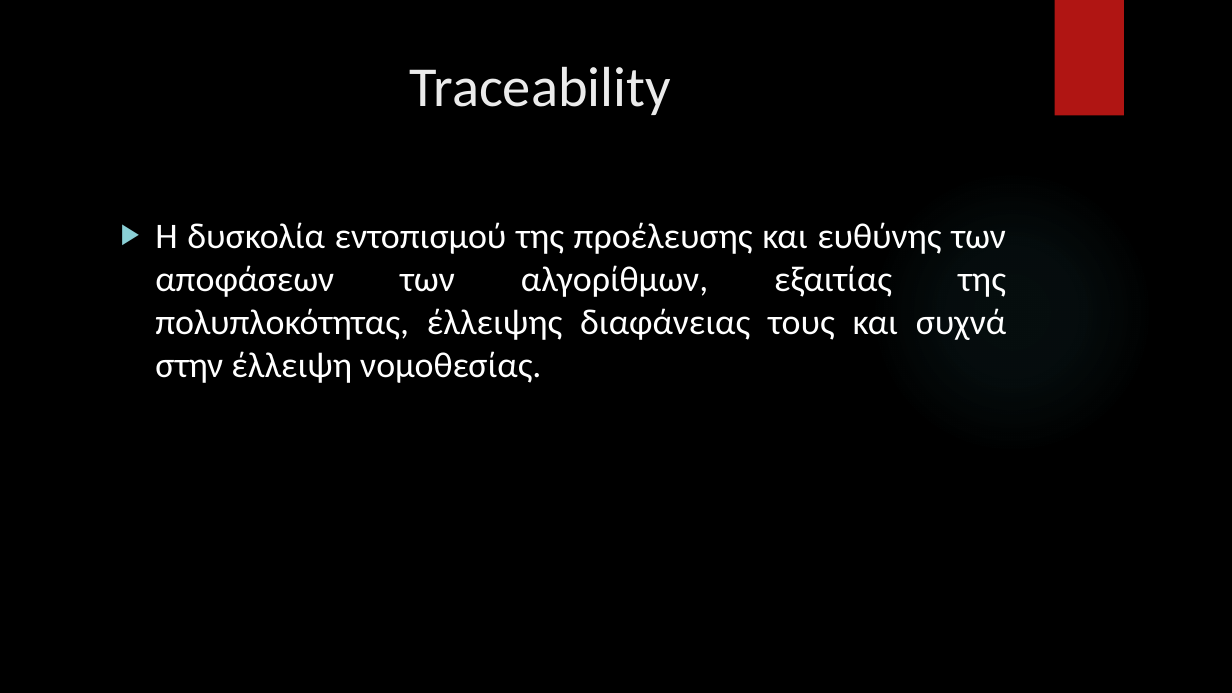
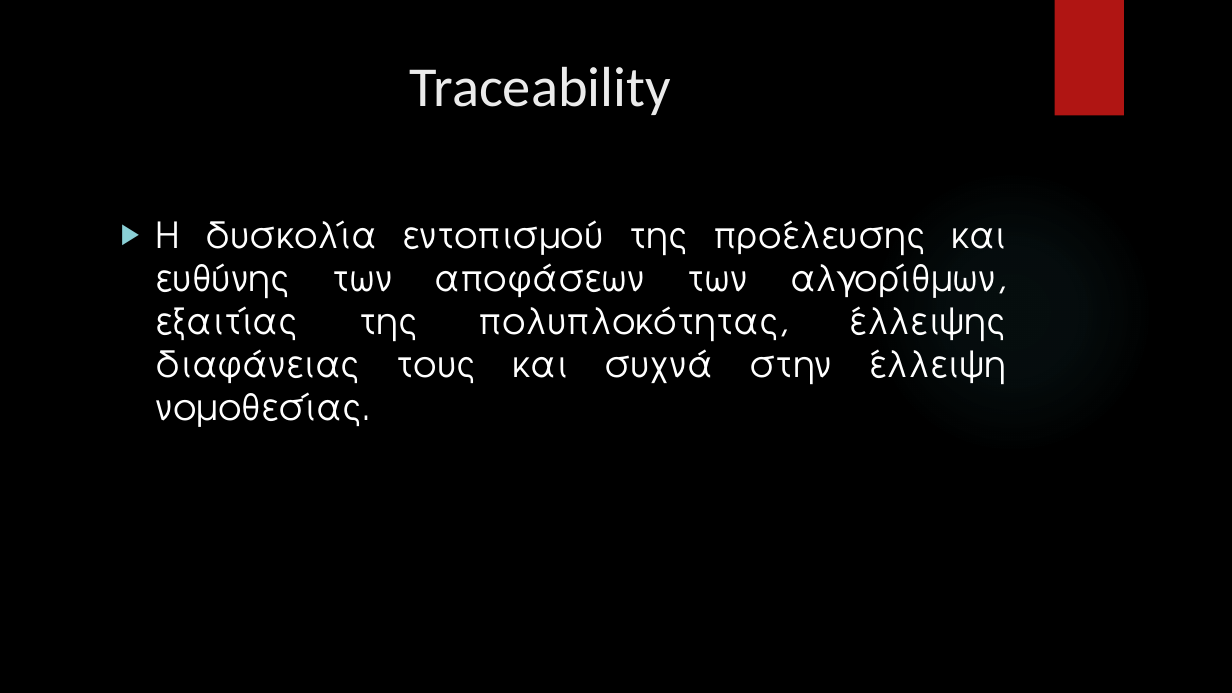
Before and after one commit to VARANE2003/Technical-Writing-Presentation-Project-2024, a slide deck: slide 9 of Presentation/Powerpoint/powerpoint_presentation.pptx. Drawn at 1232x693 pixels with LibreOffice and Linux fonts; fonts in the diff are those of the drawing; background and template pictures are left out. Boxes give left, top, right and bottom in pixels: in the first picture for what was removed or moved away, otherwise in the second. Text is boxed around its words. In the diff, an @@ line names an element or a change of style, - is before the commit and + after.

```diff
--- a/Presentation/Powerpoint/powerpoint_presentation.pptx
+++ b/Presentation/Powerpoint/powerpoint_presentation.pptx
@@ text "Η δυσκολία εντοπισμού της προέλευσης ..." at <box>155,220,1007,427</box>: font Calibri to TeX Gyre Adventor @@
```
Also in this commit, not shown: 6 other slides changed.
